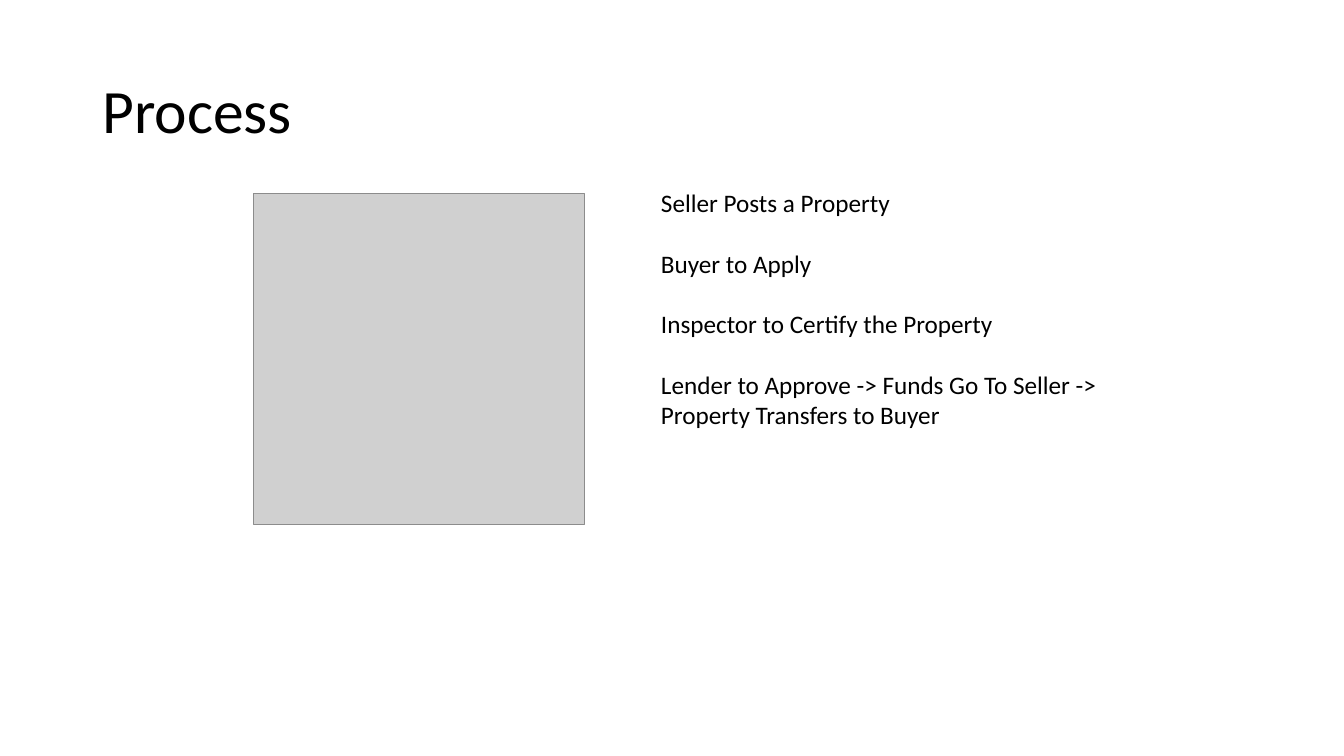
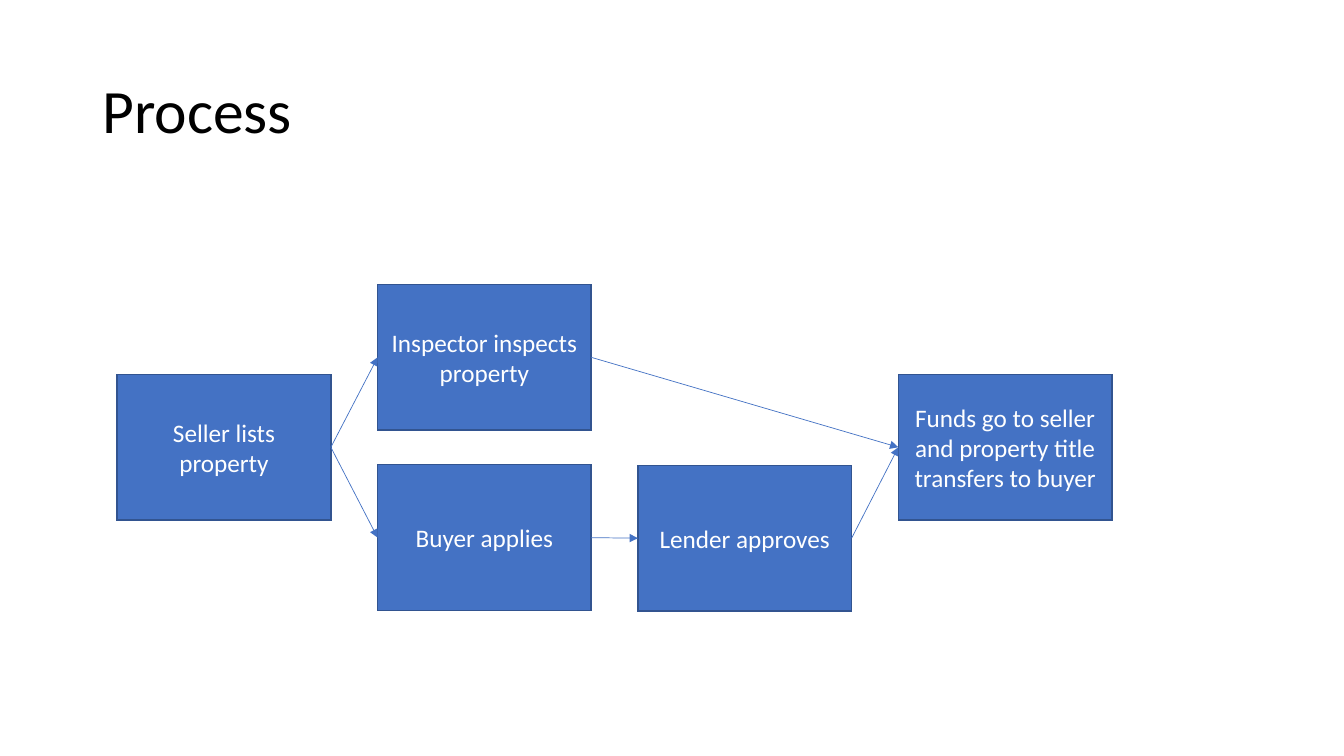
Before and after one commit to kevinclee26/decentralized_property_sale, a slide deck: slide 3 of images/property_sale.pptx (slide 2 before the commit). Drawn at 1344x756 pixels with LibreOffice and Linux fonts; fonts in the diff are those of the drawing; grey boxes stand for pictures. Boxes give left, top, right and bottom in pixels: in the first picture for what was removed or moved away, otherwise in the second. Text is boxed around its words. In the diff, an @@ line names an element or a change of style, - is before the commit and + after.

```diff
--- a/images/property_sale.pptx
+++ b/images/property_sale.pptx
@@ picture removed at bbox=[254, 194, 585, 524] @@
@@ text removed at bbox=[661, 194, 1070, 428] @@
-Seller Posts a Property
-Buyer to Apply
-Inspector to Certify the Property
-Lender to Approve -> Funds Go To Seller -> Property Transfers to Buyer
@@ rectangle added at bbox=[378, 284, 592, 431], fill #4472C4, outline #325491 1 pt, 18 pt, text #FFFFFF @@
+Inspector inspects property
@@ arrow added from (331, 448) to (378, 357), #4472C4 0.5 pt @@
@@ arrow added from (592, 357) to (898, 448), #4472C4 0.5 pt @@
@@ rectangle added at bbox=[117, 374, 331, 520], fill #4472C4, outline #325491 1 pt, 18 pt, text #FFFFFF @@
+Seller lists property
@@ rectangle added at bbox=[898, 374, 1112, 520], fill #4472C4, outline #325491 1 pt, 18 pt, text #FFFFFF @@
+Funds go to seller and property title transfers to buyer
@@ arrow added from (331, 448) to (378, 537), #4472C4 0.5 pt @@
@@ arrow added from (852, 538) to (898, 448), #4472C4 0.5 pt @@
@@ rectangle added at bbox=[378, 465, 592, 611], fill #4472C4, outline #325491 1 pt, 18 pt, text #FFFFFF @@
+Buyer applies
@@ rectangle added at bbox=[638, 466, 852, 612], fill #4472C4, outline #325491 1 pt, 18 pt, text #FFFFFF @@
+Lender approves
@@ arrow added from (592, 537) to (638, 538), #4472C4 0.5 pt @@
```
Also in this commit, not shown: 1 other slide changed, 1 slide added, 1 other file.
